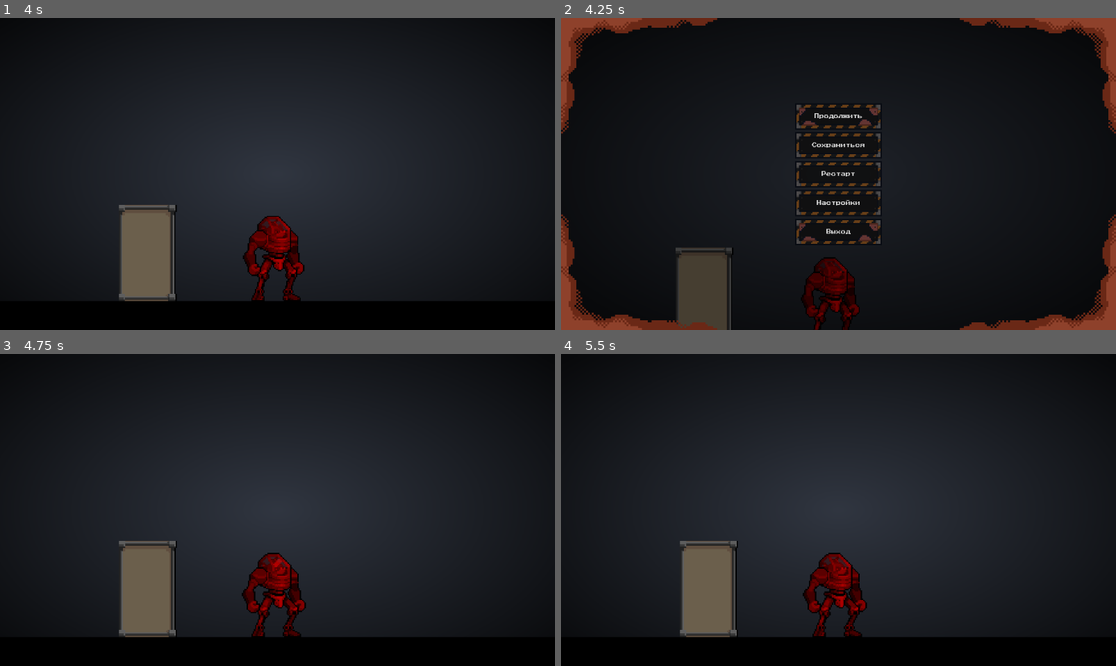
Above: before the commit, frames 1-4 (two rows, left to right).
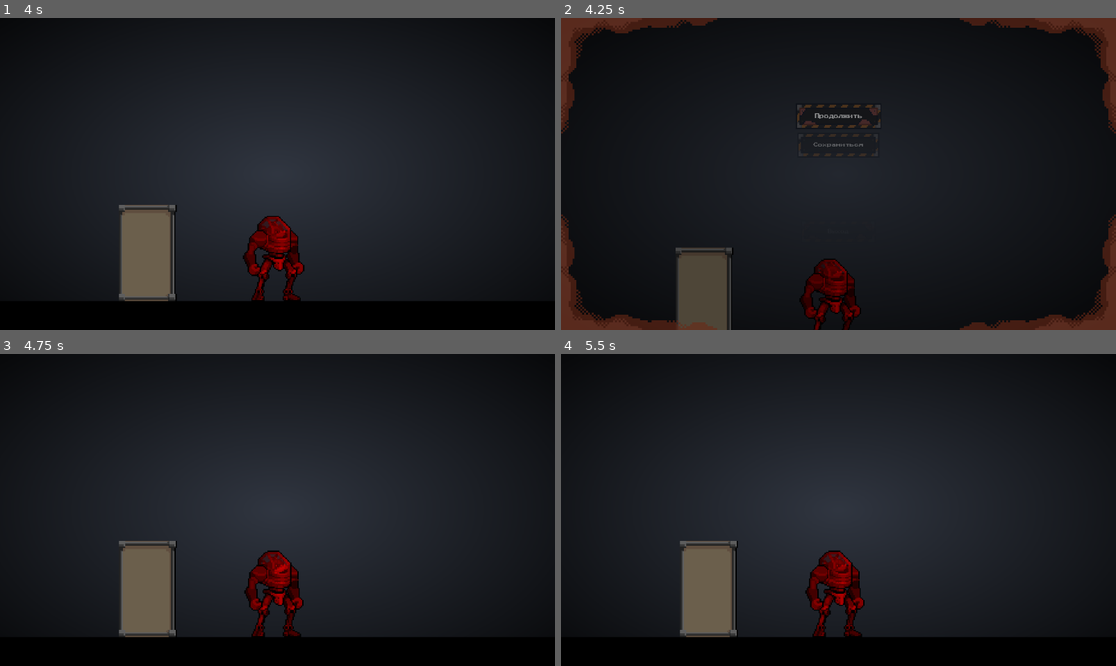
Above: after the commit, the same moments.

Repository: farisepi/fishhuyc
Game: Godot game, scene res://Fish Slaves/Base/Scenes/Levels/Act3HallwayLevel.tscn
The game is run twice, just before and just after one commit, with the same random seed, the same clock (stepped at 60 frames per second) and the same inputs. This scene is started directly instead of the project's main scene.
Inputs (mouse positions are in pixels of both pictures, inside the frame that each line leads up to):
- Up to frame 1 (4 s): tap Enter (ui_accept) at 0.5, 2.75 s; move the mouse to (399, 158) at 0.52 s; hold Right (ui_right) 0.53-1.25 s; hold Right mouse button (Parry) 0.53-1.25 s; click (399, 158) at 0.67 s; tap Space (jump) at 0.77, 3.77 s; drag from (166, 189) to (277, 261) at 1.27 s; move the mouse to (333, 105) at 2.02 s; hold Left (ui_left) 2.03-2.75 s; hold F (block) 2.03-2.75 s; click (333, 105) at 2.17 s; drag from (249, 236) to (111, 127) at 2.77 s; move the mouse to (444, 220) at 3.52 s; hold Right (ui_right) from 3.53 s (still down); hold E (interact) from 3.53 s (still down); click (444, 220) at 3.67 s
- Up to frame 2 (4.25 s): keep holding Right (ui_right); keep holding E (interact); tap Escape (ui_cancel) at 4.15 s
- Up to frame 3 (4.75 s): release Right (ui_right) at 4.25 s; release E (interact) at 4.25 s; click "Продолжить" at 4.25 s
- Up to frame 4 (5.5 s): drag from (672, 463) to (838, 597) at 5.02 s

Frame 1 is identical in both runs. In frame 2, 9.1% of the frame differs, in the area x 0-100%, y 0-100%; in frame 3, 1.0%; in frame 4, 1.0%.

Commit message:
плавная анимация пуз меню

Diff:
--- a/Fish Slaves/Base/Scenes/Levels/Act1AquariumLevel.tscn
+++ b/Fish Slaves/Base/Scenes/Levels/Act1AquariumLevel.tscn
@@ -729,8 +729,7 @@
 scale = Vector2(1.4634155, 1.964286)
 texture = ExtResource("15_5vwn5")
 
-[node name="Sprite2D" type="Sprite2D" parent="Pausemenu" unique_id=1785295766]
-visible = false
+[node name="Framing" type="Sprite2D" parent="Pausemenu" unique_id=1785295766]
 position = Vector2(576, 324)
 scale = Vector2(4, 4)
 texture = ExtResource("15_yijt6")
--- a/Fish Slaves/Base/Scenes/Levels/Act3HallwayLevel.tscn
+++ b/Fish Slaves/Base/Scenes/Levels/Act3HallwayLevel.tscn
@@ -9,14 +9,14 @@
 [ext_resource type="PackedScene" uid="uid://cddeofwnwxg4p" path="res://Fish Slaves/Base/Scenes/Enemy/Enemy.tscn" id="8_it0yu"]
 [ext_resource type="Texture2D" uid="uid://dopqa6mhab0x8" path="res://Fish Slaves/Textures/Tiles/Act3Tiles/Act3Chest.png" id="8_vcpp2"]
 [ext_resource type="Texture2D" uid="uid://bx6bpah2olcgt" path="res://Fish Slaves/Textures/Tiles/Act3Tiles/Act3Shelf1.png" id="10_vcpp2"]
+[ext_resource type="Script" uid="uid://b774x8p38lb2q" path="res://Fish Slaves/Base/Scripts/Menus/PauseMenus/PauseMenuFactory.gd" id="11_wos72"]
 [ext_resource type="Script" uid="uid://cnn6goonj3jd2" path="res://Fish Slaves/Base/Scripts/Player/PlayerMechaFish/PlayerMechaFishCamera.gd" id="15_wsnn3"]
-[ext_resource type="Texture2D" uid="uid://d2p5uyud5butg" path="res://Fish Slaves/Textures/Interface/PauseMenuFraming/FactoryPauseMenuFraming.png" id="16_wos72"]
+[ext_resource type="Texture2D" uid="uid://dwm3r4yev1hrd" path="res://Fish Slaves/Textures/Interface/PauseMenuFraming/FactoryPauseMenuFraming.png" id="16_wos72"]
 [ext_resource type="PackedScene" uid="uid://8ssopim30utx" path="res://Fish Slaves/Base/Scenes/Overlay/Transition/DeathZone.tscn" id="17_cu5p6"]
 [ext_resource type="StyleBox" uid="uid://dflds4xbh3rnm" path="res://Fish Slaves/Textures/Interface/MenuButtons/SmallMenuButtons/SmallFactoryMenuButtons/SmallFactoryMenuButtonNormal.tres" id="19_u6mdv"]
 [ext_resource type="StyleBox" uid="uid://cdb508kt3onl1" path="res://Fish Slaves/Textures/Interface/MenuButtons/SmallMenuButtons/SmallFactoryMenuButtons/SmallFactoryMenuButtonPressed.tres" id="20_muljq"]
 [ext_resource type="StyleBox" uid="uid://dhcit2yj7m2m" path="res://Fish Slaves/Textures/Interface/MenuButtons/SmallMenuButtons/SmallFactoryMenuButtons/SmallFactoryMenuButtonHover.tres" id="21_80wgb"]
-[ext_resource type="Script" uid="uid://bs1ejqcnk8wlb" path="res://Fish Slaves/Base/Scripts/Menus/PauseMenus/PauseMenuAquarium.gd" id="21_ktap7"]
-[ext_resource type="Texture2D" uid="uid://hs0pvj64f31k" path="res://Fish Slaves/Textures/Effects/MainMenuButtonAttributes/ButtonFactoryMenuRust/SmallButtonFactoryMenuRust/SmallButtonFactoryMenuRust.png" id="22_u6mdv"]
+[ext_resource type="Texture2D" uid="uid://ceo3jy5ur1vbw" path="res://Fish Slaves/Textures/Effects/MainMenuButtonAttributes/ButtonFactoryMenuRust/SmallButtonFactoryMenuRust/SmallButtonFactoryMenuRust.png" id="22_u6mdv"]
 [ext_resource type="Script" uid="uid://dauy0dvn3thxx" path="res://Fish Slaves/Base/Scripts/Levels/Act3Assistaunt/Act3TightPassage.gd" id="23_v16hl"]
 
 [sub_resource type="ShaderMaterial" id="ShaderMaterial_jfe0f"]
@@ -1656,7 +1656,7 @@
 [node name="Pausemenu" type="CanvasLayer" parent="." unique_id=1309266168]
 process_mode = 2
 layer = 2
-script = ExtResource("21_ktap7")
+script = ExtResource("11_wos72")
 
 [node name="ColorRect" type="ColorRect" parent="Pausemenu" unique_id=1142893149]
 offset_left = -1436.0
@@ -1753,7 +1753,7 @@
 scale = Vector2(2.5714288, 3.1111085)
 texture = ExtResource("22_u6mdv")
 
-[node name="Sprite2D" type="Sprite2D" parent="Pausemenu" unique_id=1196644957]
+[node name="Framing" type="Sprite2D" parent="Pausemenu" unique_id=1196644957]
 position = Vector2(575.99994, 324)
 scale = Vector2(3.9999993, 4)
 texture = ExtResource("16_wos72")
--- a/Fish Slaves/Base/Scripts/Levels/Act1AquariumLevel.gd
+++ b/Fish Slaves/Base/Scripts/Levels/Act1AquariumLevel.gd
@@ -594,7 +594,7 @@
 		player.global_position = Global.player_position
 
 	if pause_menu:
-		pause_menu.show()
+		pause_menu.show_menu()
 		get_tree().paused = true
 		GlobalMusic.lower_volume()
 
@@ -1673,7 +1673,7 @@
 	var anim = player.get_node_or_null("AnimatedSprite2D")
 
 	if pause_menu.visible:
-		pause_menu.hide()
+		pause_menu.hide_menu()
 		get_tree().paused = false
 		GlobalMusic.restore_volume()
 		if not cutscene_active:
@@ -1687,7 +1687,7 @@
 			var ma = mechanic.get_node_or_null("AnimationPlayer")
 			if ma: ma.play()
 	else:
-		pause_menu.show()
+		pause_menu.show_menu()
 		get_tree().paused = true
 		GlobalMusic.lower_volume()
 		player.set_physics_process(false)
--- a/Fish Slaves/Base/Scripts/Levels/Act3HallwayLevel.gd
+++ b/Fish Slaves/Base/Scripts/Levels/Act3HallwayLevel.gd
@@ -36,6 +36,8 @@
 var shift_duration: float = 1.5
 
 func _ready():
+	process_mode = Node.PROCESS_MODE_ALWAYS
+
 	shift_prompt = Label.new()
 	shift_prompt.text = "SHIFT"
 	shift_prompt.add_theme_font_size_override("font_size", 48)
@@ -141,10 +143,7 @@
 		)
 
 	if pause_menu:
-		pause_menu.visible = false
-		var continue_btn = pause_menu.get_node_or_null("ContinueButton")
-		if continue_btn:
-			continue_btn.pressed.connect(_on_continue_pressed)
+		pause_menu.hide()
 
 	_start_intro()
 
@@ -256,9 +255,11 @@
 	forklift_ready_for_throw = true
 
 func _process(delta):
-	if not is_inside_tree():
-		return
-	if get_tree().paused or state == State.GAMEOVER:
+	if get_tree().paused:
+		return
+	if not is_inside_tree():
+		return
+	if state == State.GAMEOVER:
 		return
 
 	if camera:
@@ -473,6 +474,15 @@
 	get_tree().change_scene_to_file("res://Fish Slaves/Base/Scenes/Menus/MainMenus/MainMenuFactory.tscn")
 
 func _input(event: InputEvent) -> void:
+	if event.is_action_pressed("ui_cancel"):
+		print(">>> ESC _input, paused=", get_tree().paused, " visible=", pause_menu.visible if pause_menu else "null")
+		_toggle_pause()
+		get_viewport().set_input_as_handled()
+		return
+
+	if get_tree().paused:
+		return
+
 	if event.is_action_pressed("interact"):
 		var entrance_trigger = get_node_or_null("EntranceTrigger")
 		var passage_trigger = get_node_or_null("TightPassageTrigger")
@@ -495,9 +505,6 @@
 			print("🔓 ИГРОК ОСВОБОЖДЁН!")
 			return
 
-	if event.is_action_pressed("ui_cancel"):
-		_toggle_pause()
-
 func _toggle_pause():
 	if state == State.GAMEOVER or state == State.WIN:
 		return
@@ -506,16 +513,12 @@
 		return
 
 	if pause_menu.visible:
-		pause_menu.visible = false
 		get_tree().paused = false
 		Input.set_mouse_mode(Input.MOUSE_MODE_HIDDEN)
+		GlobalMusic.restore_volume()
+		pause_menu.hide_menu()
 	else:
-		pause_menu.visible = true
 		get_tree().paused = true
 		Input.set_mouse_mode(Input.MOUSE_MODE_VISIBLE)
-
-func _on_continue_pressed():
-	if pause_menu:
-		pause_menu.visible = false
-		get_tree().paused = false
-		Input.set_mouse_mode(Input.MOUSE_MODE_HIDDEN)
+		GlobalMusic.lower_volume()
+		pause_menu.show_menu()
--- a/Fish Slaves/Base/Scripts/Menus/PauseMenus/PauseMenuAquarium.gd
+++ b/Fish Slaves/Base/Scripts/Menus/PauseMenus/PauseMenuAquarium.gd
@@ -6,20 +6,101 @@
 @onready var exit_btn: Button = $ExitButton
 @onready var restart_btn: Button = $RestartButton
 
+var _bg_rect: ColorRect
+var _framing: Sprite2D
+var _buttons: Array[Button] = []
+var _anim_tween: Tween
+var _is_closing: bool = false
+
 func _ready() -> void:
-	var buttons = [continue_btn, settings_btn, save_btn, exit_btn, restart_btn]
-	for btn in buttons:
+	_bg_rect = get_node_or_null("ColorRect")
+	_framing = get_node_or_null("Framing")
+
+	_buttons.clear()
+	for child in get_children():
+		if child is Button:
+			_buttons.append(child)
+
+	for btn in _buttons:
 		ButtonEffects.setup(btn)
 
 	continue_btn.pressed.connect(_on_continue_pressed)
 	settings_btn.pressed.connect(_on_settings_pressed)
 	save_btn.pressed.connect(_on_save_pressed)
 	exit_btn.pressed.connect(_on_exit_pressed)
-	restart_btn.pressed.connect(_on_restart_pressed)
+	if restart_btn:
+		restart_btn.pressed.connect(_on_restart_pressed)
 
-	var cr = get_node_or_null("ColorRect")
-	if cr:
-		cr.modulate.a = 0.5
+	if _bg_rect:
+		_bg_rect.modulate.a = 0.0
+	if _framing:
+		_framing.modulate.a = 0.0
+
+	for btn in _buttons:
+		btn.modulate.a = 0.0
+		btn.scale = Vector2(0.85, 0.85)
+		btn.pivot_offset = btn.size / 2.0
+
+func show_menu() -> void:
+	_is_closing = false
+	show()
+	_animate_in()
+
+func _animate_in() -> void:
+	if _anim_tween and _anim_tween.is_valid():
+		_anim_tween.kill()
+
+	if _bg_rect:
+		_bg_rect.modulate.a = 0.0
+	if _framing:
+		_framing.modulate.a = 0.0
+	for btn in _buttons:
+		if is_instance_valid(btn):
+			btn.modulate.a = 0.0
+			btn.scale = Vector2(0.85, 0.85)
+			btn.pivot_offset = btn.size / 2.0
+
+	_anim_tween = create_tween()
+	_anim_tween.set_pause_mode(Tween.TWEEN_PAUSE_PROCESS)
+	_anim_tween.set_ease(Tween.EASE_OUT).set_trans(Tween.TRANS_SINE)
+
+	if _bg_rect:
+		_anim_tween.tween_property(_bg_rect, "modulate:a", 0.5, 0.15)
+	if _framing:
+		_anim_tween.parallel().tween_property(_framing, "modulate:a", 1.0, 0.2)
+
+	for i in range(_buttons.size()):
+		var btn = _buttons[i]
+		if not is_instance_valid(btn):
+			continue
+		_anim_tween.parallel().tween_property(btn, "modulate:a", 1.0, 0.15).set_delay(0.02 + i * 0.03)
+		_anim_tween.parallel().tween_property(btn, "scale", Vector2.ONE, 0.2).set_delay(0.02 + i * 0.03).set_trans(Tween.TRANS_BACK).set_ease(Tween.EASE_OUT)
+
+func hide_menu() -> void:
+	if _is_closing:
+		return
+	_is_closing = true
+
+	if _anim_tween and _anim_tween.is_valid():
+		_anim_tween.kill()
+
+	_anim_tween = create_tween()
+	_anim_tween.set_pause_mode(Tween.TWEEN_PAUSE_PROCESS)
+	_anim_tween.set_ease(Tween.EASE_IN).set_trans(Tween.TRANS_SINE)
+
+	for btn in _buttons:
+		if is_instance_valid(btn):
+			_anim_tween.parallel().tween_property(btn, "modulate:a", 0.0, 0.1)
+			_anim_tween.parallel().tween_property(btn, "scale", Vector2(0.9, 0.9), 0.1)
+
+	if _bg_rect:
+		_anim_tween.parallel().tween_property(_bg_rect, "modulate:a", 0.0, 0.15)
+	if _framing:
+		_anim_tween.parallel().tween_property(_framing, "modulate:a", 0.0, 0.15)
+
+	await _anim_tween.finished
+	hide()
+	_is_closing = false
 
 func _is_factory_level() -> bool:
 	var scene_path = get_tree().current_scene.scene_file_path
@@ -28,9 +109,9 @@
 func _on_continue_pressed() -> void:
 	UISounds.play_click()
 	GlobalMusic.restore_volume()
-	hide()
 	get_tree().paused = false
 	Input.set_mouse_mode(Input.MOUSE_MODE_HIDDEN)
+	hide_menu()
 
 func _on_save_pressed() -> void:
 	UISounds.play_click()
@@ -39,7 +120,6 @@
 	Global.player_position = Vector2.ZERO
 	get_tree().paused = false
 	hide()
-	# Музыка НЕ останавливается — остаётся Act1AquariumMusic
 	if _is_factory_level():
 		get_tree().change_scene_to_file("res://Fish Slaves/Base/Scenes/Menus/SaveMenus/SavesMenuFactory.tscn")
 	else:
--- a/Fish Slaves/Base/Scripts/Menus/PauseMenus/PauseMenuFactory.gd
+++ b/Fish Slaves/Base/Scripts/Menus/PauseMenus/PauseMenuFactory.gd
@@ -5,9 +5,22 @@
 @onready var save_btn: Button = $SaveButton
 @onready var exit_btn: Button = $ExitButton
 
+var _bg_rect: ColorRect
+var _framing: Sprite2D
+var _buttons: Array[Button] = []
+var _anim_tween: Tween
+var _is_closing: bool = false
+
 func _ready() -> void:
-	var buttons = [continue_btn, settings_btn, save_btn, exit_btn]
-	for btn in buttons:
+	_bg_rect = get_node_or_null("ColorRect")
+	_framing = get_node_or_null("Framing")
+
+	_buttons.clear()
+	for child in get_children():
+		if child is Button:
+			_buttons.append(child)
+
+	for btn in _buttons:
 		ButtonEffects.setup(btn)
 
 	continue_btn.pressed.connect(_on_continue_pressed)
@@ -15,15 +28,83 @@
 	save_btn.pressed.connect(_on_save_pressed)
 	exit_btn.pressed.connect(_on_exit_pressed)
 
-	var cr = get_node_or_null("ColorRect")
-	if cr:
-		cr.modulate.a = 0.5
+	if _bg_rect:
+		_bg_rect.modulate.a = 0.0
+	if _framing:
+		_framing.modulate.a = 0.0
+
+	for btn in _buttons:
+		btn.modulate.a = 0.0
+		btn.scale = Vector2(0.85, 0.85)
+		btn.pivot_offset = btn.size / 2.0
+
+func show_menu() -> void:
+	_is_closing = false
+	show()
+	_animate_in()
+
+func _animate_in() -> void:
+	if _anim_tween and _anim_tween.is_valid():
+		_anim_tween.kill()
+
+	if _bg_rect:
+		_bg_rect.modulate.a = 0.0
+	if _framing:
+		_framing.modulate.a = 0.0
+	for btn in _buttons:
+		if is_instance_valid(btn):
+			btn.modulate.a = 0.0
+			btn.scale = Vector2(0.85, 0.85)
+			btn.pivot_offset = btn.size / 2.0
+
+	_anim_tween = create_tween()
+	_anim_tween.set_pause_mode(Tween.TWEEN_PAUSE_PROCESS)
+	_anim_tween.set_ease(Tween.EASE_OUT).set_trans(Tween.TRANS_SINE)
+
+	if _bg_rect:
+		_anim_tween.tween_property(_bg_rect, "modulate:a", 0.5, 0.15)
+	if _framing:
+		_anim_tween.parallel().tween_property(_framing, "modulate:a", 1.0, 0.2)
+
+	for i in range(_buttons.size()):
+		var btn = _buttons[i]
+		if not is_instance_valid(btn):
+			continue
+		_anim_tween.parallel().tween_property(btn, "modulate:a", 1.0, 0.15).set_delay(0.02 + i * 0.03)
+		_anim_tween.parallel().tween_property(btn, "scale", Vector2.ONE, 0.2).set_delay(0.02 + i * 0.03).set_trans(Tween.TRANS_BACK).set_ease(Tween.EASE_OUT)
+
+func hide_menu() -> void:
+	if _is_closing:
+		return
+	_is_closing = true
+
+	if _anim_tween and _anim_tween.is_valid():
+		_anim_tween.kill()
+
+	_anim_tween = create_tween()
+	_anim_tween.set_pause_mode(Tween.TWEEN_PAUSE_PROCESS)
+	_anim_tween.set_ease(Tween.EASE_IN).set_trans(Tween.TRANS_SINE)
+
+	for btn in _buttons:
+		if is_instance_valid(btn):
+			_anim_tween.parallel().tween_property(btn, "modulate:a", 0.0, 0.1)
+			_anim_tween.parallel().tween_property(btn, "scale", Vector2(0.9, 0.9), 0.1)
+
+	if _bg_rect:
+		_anim_tween.parallel().tween_property(_bg_rect, "modulate:a", 0.0, 0.15)
+	if _framing:
+		_anim_tween.parallel().tween_property(_framing, "modulate:a", 0.0, 0.15)
+
+	await _anim_tween.finished
+	hide()
+	_is_closing = false
 
 func _on_continue_pressed() -> void:
 	UISounds.play_click()
-	hide()
+	GlobalMusic.restore_volume()
 	get_tree().paused = false
 	Input.set_mouse_mode(Input.MOUSE_MODE_HIDDEN)
+	hide_menu()
 
 func _on_save_pressed() -> void:
 	UISounds.play_click()
Not shown: 1 places in Fish Slaves/Base/Scenes/Levels/Act1AquariumLevel.tscn that only renumber resources
Not shown: 1 places in Fish Slaves/Base/Scenes/Menus/SaveMenus/SavesMenuFactory.tscn that only renumber resources
Binary file changed: Fish Slaves/Textures/Interface/PauseMenuFraming/AquariumPauseMenuFraming.png
